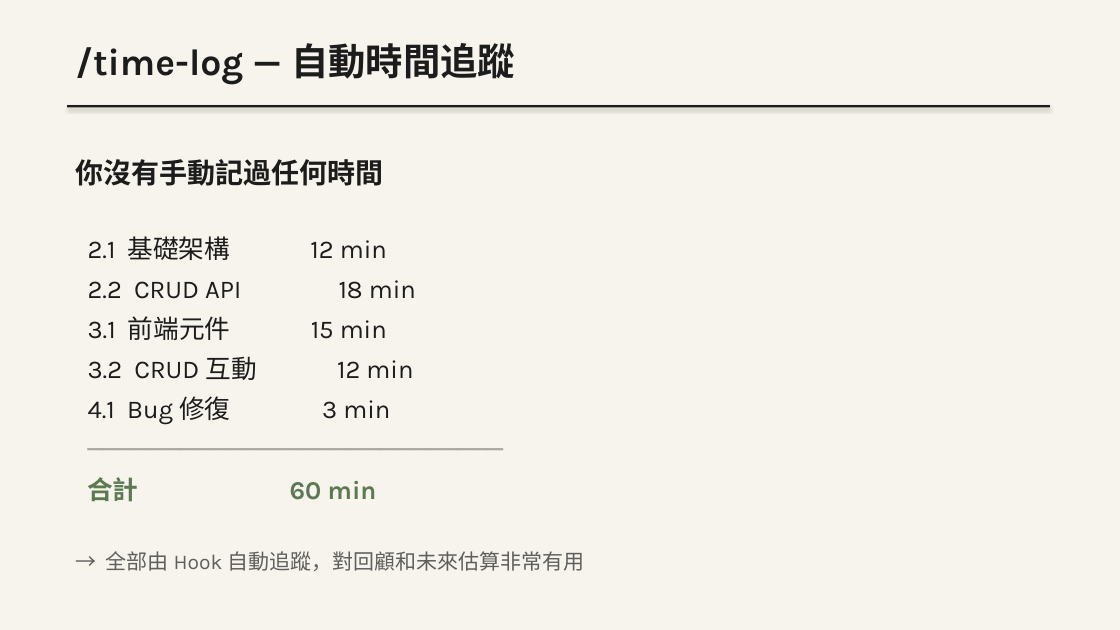
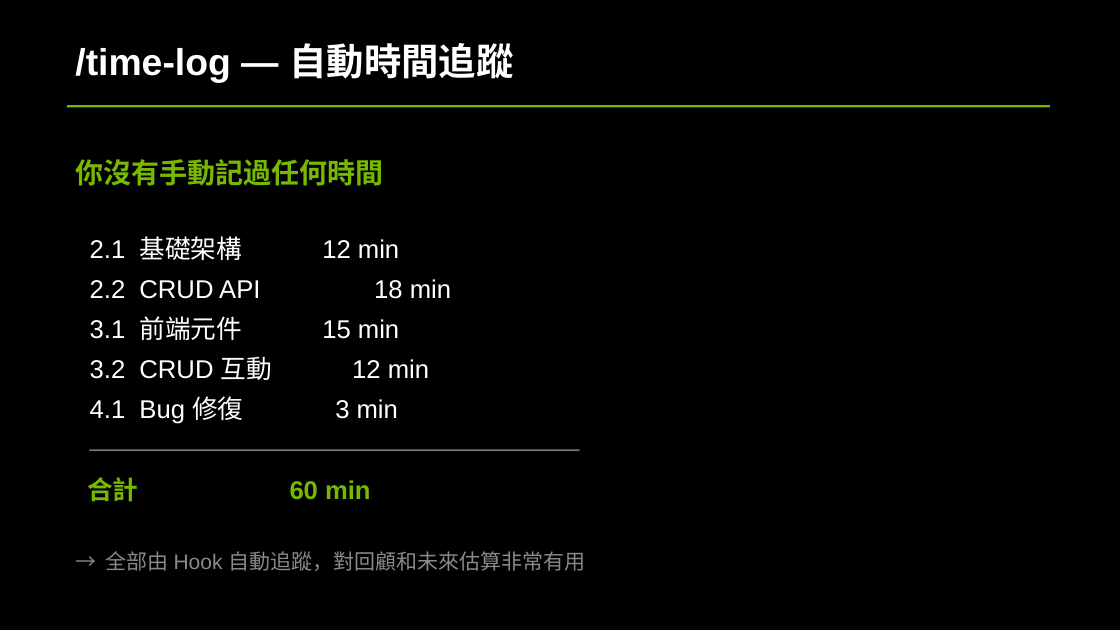
Before and after one commit to bheadwei/claude-GUNDAM-zh-tw, a slide deck: slide 39 of workshop/docs/slides/VibeCoding_Workshop.pptx (slide 32 before the commit). Drawn at 1120x630 pixels with LibreOffice and Linux fonts; fonts in the diff are those of the drawing. Boxes give left, top, right and bottom in pixels: in the first picture for what was removed or moved away, otherwise in the second. Text is boxed around its words. In the diff, an @@ line names an element or a change of style, - is before the commit and + after.

```diff
--- a/workshop/docs/slides/VibeCoding_Workshop.pptx
+++ b/workshop/docs/slides/VibeCoding_Workshop.pptx
@@ background #F7F4ED to #000000 @@
@@ text "/time-log — 自動時間追蹤" at box(75, 43, 513, 82): font Karla to Arial, text colour #1C1C1C to #FFFFFF @@
@@ rectangle at box(67, 105, 1050, 108): fill #1C1C1C to #76B900 @@
@@ text "你沒有手動記過任何時間" at box(75, 159, 585, 571): font Karla to Arial; text colour #1C1C1C to #76B900 in "你沒有手動記過任何時間"; text colour #1C1C1C to #FFFFFF in "2.1 基礎架構 12 min", "2.2 CRUD API 18 min", "3.1 前端元件 15 min", "3.2 CRUD 互動 12 min" and 1 more places; text colour #A8A6A0 to #757575 in "───────────────────────────"; text colour #5B7A52 to #76B900 in "合計 60 min"; text colour #5F5F5D to #898989 in "→ 全部由 Hook 自動追蹤，對回顧和未來估算非常有用" @@
```
Also in this commit, not shown: 38 other slides changed, 7 slides added, 3 other files.
